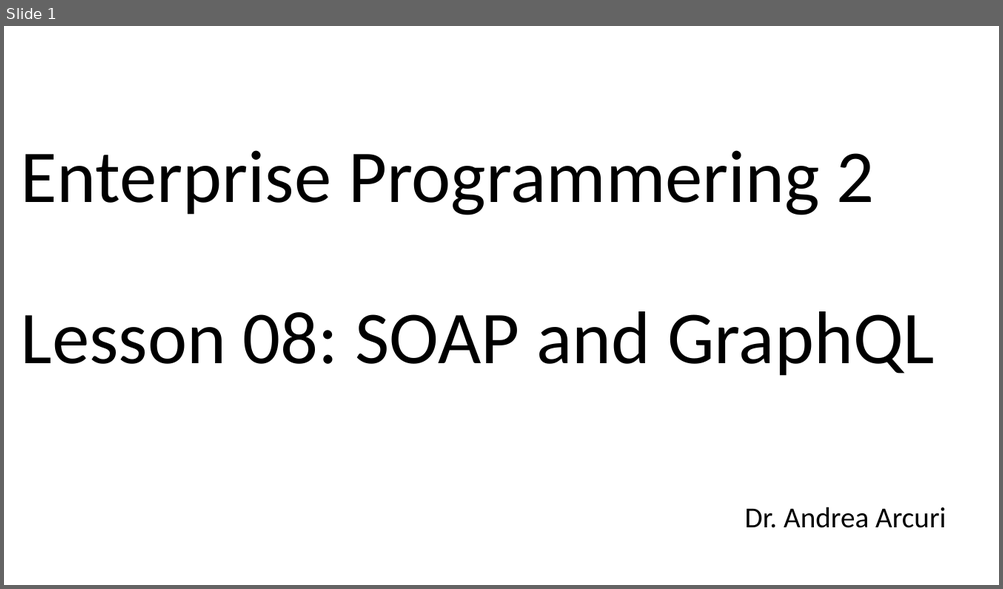
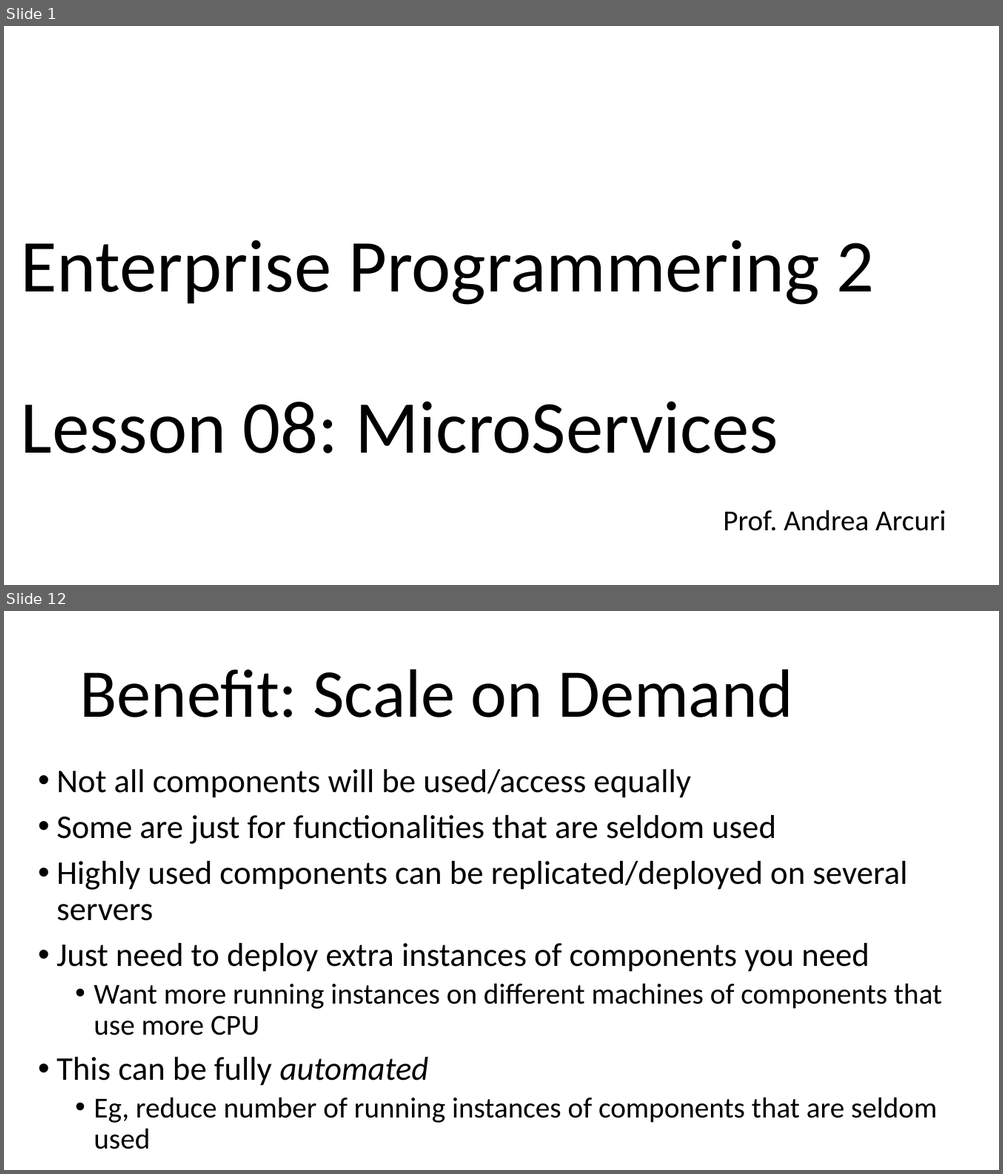
Before and after one commit to arcuri82/testing_security_development_enterprise_systems, a slide deck: doc/advanced/slides/lesson_08.pptx. Shown one above the other, each under a label of ours: slide 1 before the commit, slides 1 and 12 after it; the slides between them are not shown. The pictures are 1003x589 and 1003x1174 pixels, drawn with LibreOffice and Linux fonts; fonts in the diff are those of the drawing. Boxes give left, top, right and bottom in pixels: in the first picture for what was removed or moved away, otherwise in the second. Text is boxed around its words. In the diff, an @@ line names an element or a change of style, - is before the commit and + after.

```diff
--- a/doc/advanced/slides/lesson_08.pptx
+++ b/doc/advanced/slides/lesson_08.pptx
@@ slide 12 added at [4,611,999,1170], background #FFFFFF @@
@@ title added at [79,669,793,718], 66 pt, text #000000 @@
+Benefit: Scale on Demand
@@ text added at [57,769,942,1150], 32 pt, text #000000 @@
+• Not all components will be used/access equally
+• Some are just for functionalities that are seldom used
+• Highly used components can be replicated/deployed on several servers
+• Just need to deploy extra instances of components you need
+  • Want more running instances on different machines of components that use more CPU
+• This can be fully automated
+  • Eg, reduce number of running instances of components that are seldom used
@@ slide 1 changed as well @@
@@ title at [21,240,874,454]: text changed @@
-Enterprise Programmering 2
-Lesson 08: SOAP and GraphQL
+Enterprise Programmering 2
+Lesson 08: MicroServices
@@ subtitle at [723,510,945,531]: text changed @@
-Dr. Andrea Arcuri
+Prof. Andrea Arcuri
```
Also in this commit, not shown: 2 other slides changed, 46 other slides added, 21 slides removed, 17 other files.
